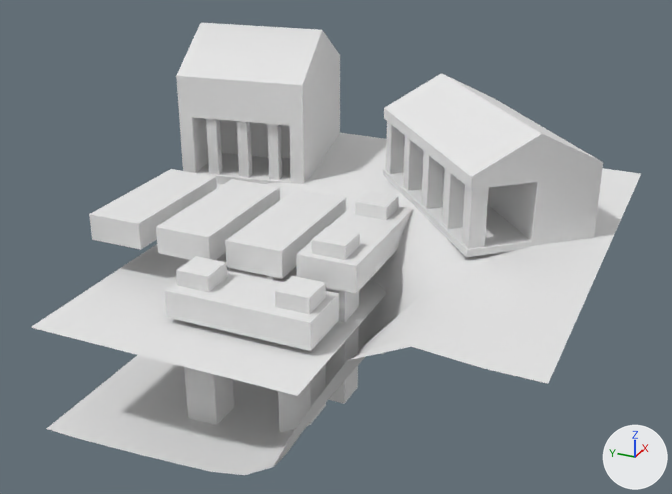
An edit to the OBJ model Project_ThirdPerson/mge_v18_student_version/assets/ThirdPerson/models/Harbour_Top_Right.obj, drawn before and after from the same camera.
Rendered twice from a 50 mm lens placed at (-1.706, -0.696, 0.949), pointed at (-0.024, 0.061, 0.109). The axes (+X, +Y, +Z) are drawn at lower right. The lights are the same throughout. Where no turn or scale is listed for an object, it has been applied to the vertices.

The scene before the commit, as lines of its bpy script (objects in view):
```python
me_harbour_top_right = bpy.data.meshes.new('Harbour_Top_Right')
me_harbour_top_right.from_pydata(...)  # 372 vertices, 562 faces; spans x -0.5..0.5, y -0.5..0.595, z -0.204..0.494
me_harbour_top_right.materials.append(mat_harbour_top_right_initialshadinggroup)  # white #e7e7e7
ob_harbour_top_right = bpy.data.objects.new('Harbour_Top_Right', me_harbour_top_right)
ob_harbour_top_right.location = (0.0, 0.0, 0.0)
```
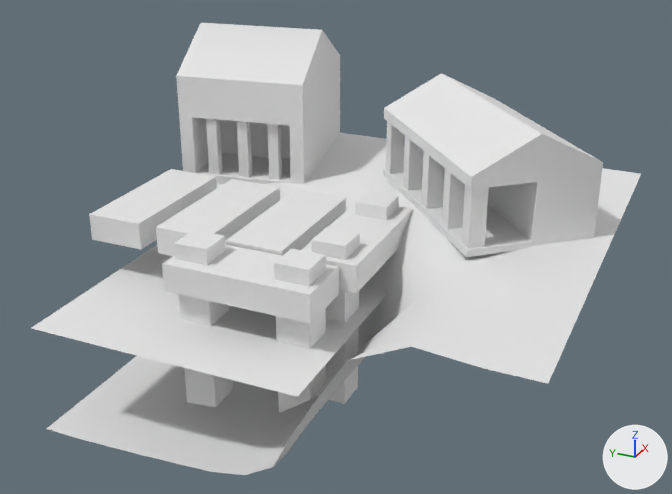
Patch to the scene script:
```diff
--- a/Project_ThirdPerson/mge_v18_student_version/assets/ThirdPerson/models/Harbour_Top_Right.obj.py
+++ b/Project_ThirdPerson/mge_v18_student_version/assets/ThirdPerson/models/Harbour_Top_Right.obj.py
@@ me_harbour_top_right @@
 me_harbour_top_right.from_pydata(...)  # 372 vertices, 562 faces; spans x -0.5..0.5, y -0.5..0.595, z -0.204..0.494
 # used by ob_harbour_top_right; location = (0.0, 0.0, 0.0)
+# me_harbour_top_right part 1: the loose piece of 8 vertices spanning x -0.377..-0.25, y -0.047..0.266, z 0.065..0.124 is moved by (0.0, 0.0, 0.057)
+# me_harbour_top_right part 2: the loose piece of 8 vertices spanning x -0.348..-0.277, y -0.032..0.039, z -0.169..0.158 is moved by (0.0, 0.0, 0.057)
+# me_harbour_top_right part 3: the loose piece of 8 vertices spanning x -0.348..-0.277, y 0.184..0.255, z -0.204..0.158 is moved by (0.0, 0.0, 0.057)
 me_harbour_top_right.materials.append(mat_harbour_top_right_initialshadinggroup)
```

Changed parts and their boxes [x1, y1, x2, y2] in the pictures (672 x 494 px; the box of a moved part takes in the faces that stretch with it):
part 1 of me_harbour_top_right, moved or reshaped
    before: [164, 271, 339, 351]
    after: [162, 245, 339, 324]
part 2 of me_harbour_top_right, moved or reshaped
    before: [275, 276, 326, 432]
    after: [274, 248, 326, 413]
part 3 of me_harbour_top_right, moved or reshaped
    before: [176, 256, 234, 425]
    after: [174, 230, 233, 407]
